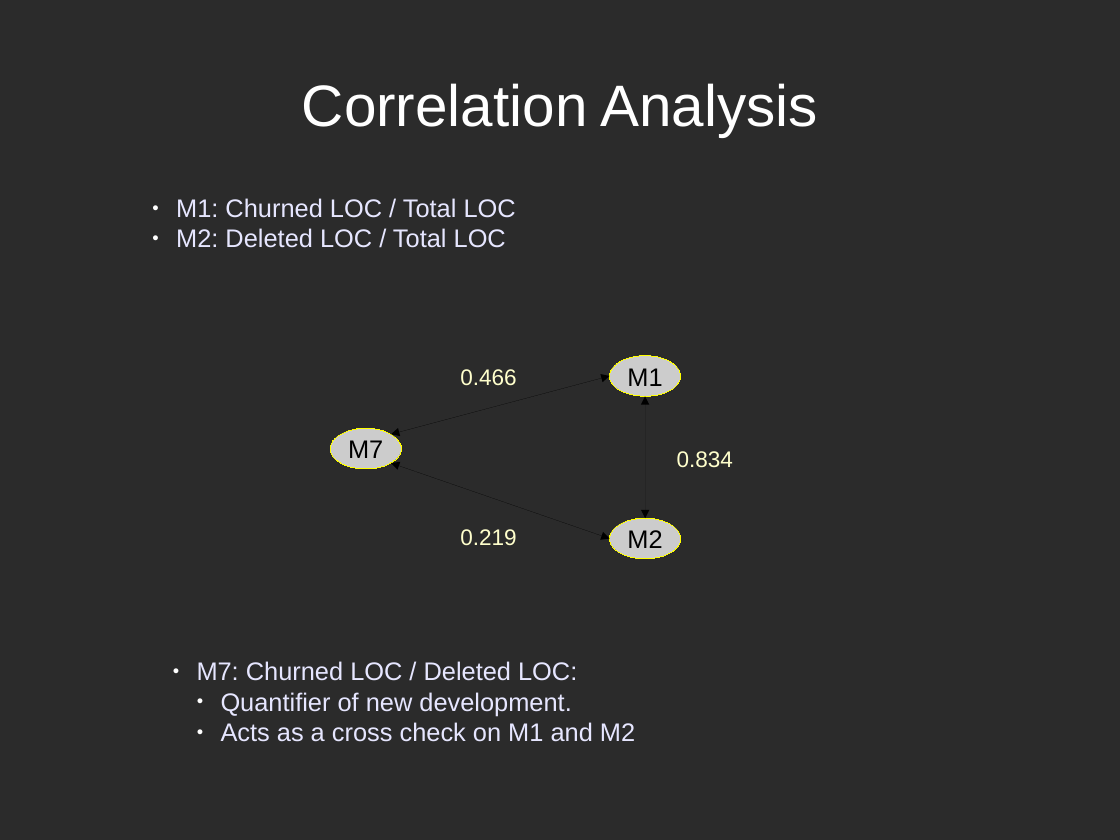
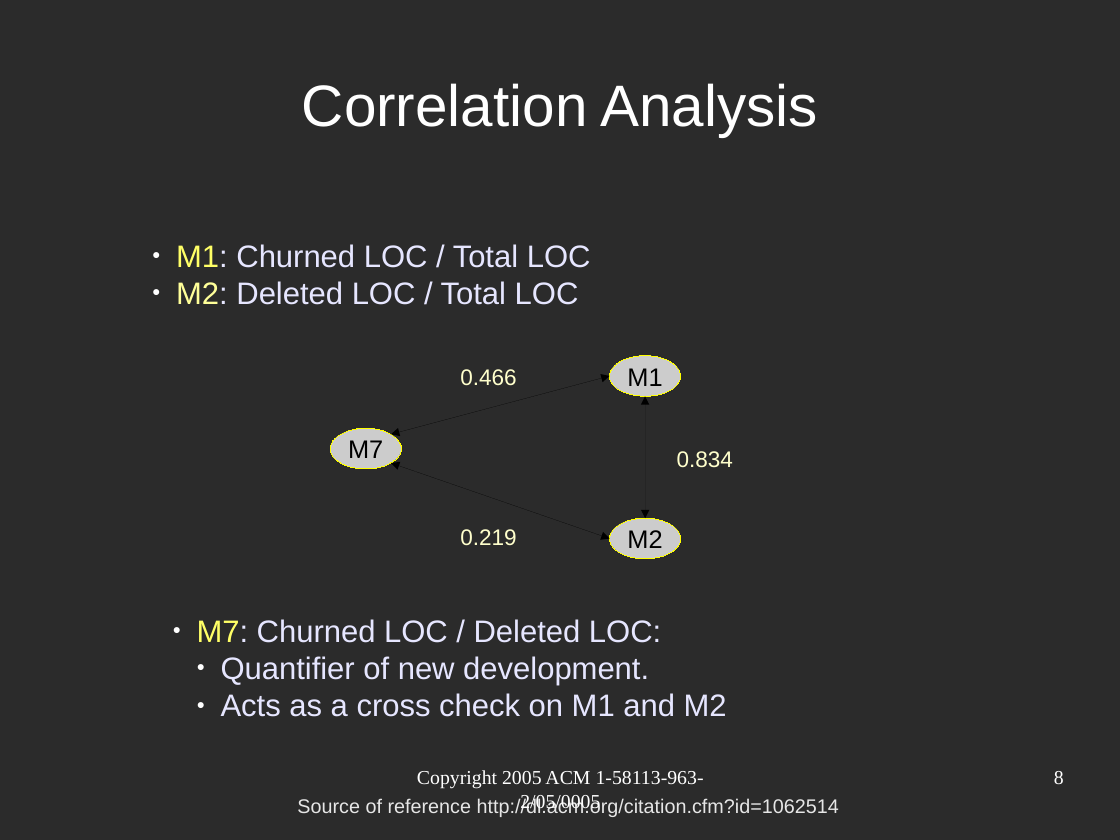
Before and after one commit to tajmilur-rahman/SOEN691D, a slide deck: slide 8 of presentation/Nagappan2005.odp. Drawn at 1120x840 pixels with LibreOffice and Linux fonts; fonts in the diff are those of the drawing; background and template pictures are left out; a plain dark background stands for a picture behind light text. Boxes give left, top, right and bottom in pixels: in the first picture for what was removed or moved away, otherwise in the second. Text is boxed around its words. In the diff, an @@ line names an element or a change of style, - is before the commit and + after.

```diff
--- a/presentation/Nagappan2005.odp
+++ b/presentation/Nagappan2005.odp
@@ text "M1: Churned LOC / Total ...": place and size @@
-text "M1: Churned LOC / Total ..." at [176, 198, 516, 248]
+text "M1: Churned LOC / Total ..." at [176, 244, 591, 305]
@@ text "M1: Churned LOC / Total ..." at [176, 244, 591, 305]: size 18 to 22 pt; text colour #E6E6FF to #FFFF66 in "M1:"; text colour #E6E6FF to #FFFF99 in "M2:" @@
@@ text "M7: Churned LOC / Deleted ...": place and size @@
-text "M7: Churned LOC / Deleted ..." at [197, 661, 635, 742]
+text "M7: Churned LOC / Deleted ..." at [197, 619, 727, 717]
@@ text "M7: Churned LOC / Deleted ..." at [197, 619, 727, 717]: size 18 to 22 pt; text colour #E6E6FF to #FFFF66 in "M7:" @@
@@ text added at [417, 770, 704, 813], 14 pt, text #FFFFFF @@
+Copyright 2005 ACM 1-58113-963-2/05/0005
@@ page number added at [1054, 771, 1064, 784], 14 pt, text #FFFFFF @@
+8
@@ text added at [297, 797, 839, 817], 14 pt, text #E6E6E6 @@
+Source of reference http://dl.acm.org/citation.cfm?id=1062514
```
Also in this commit, not shown: 15 other slides changed, 1 other file.
